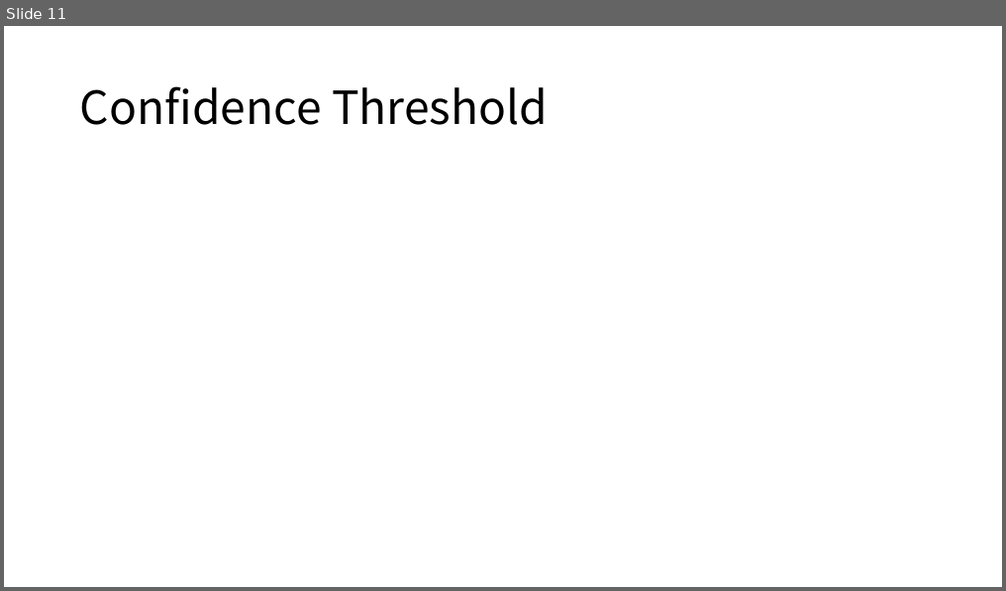
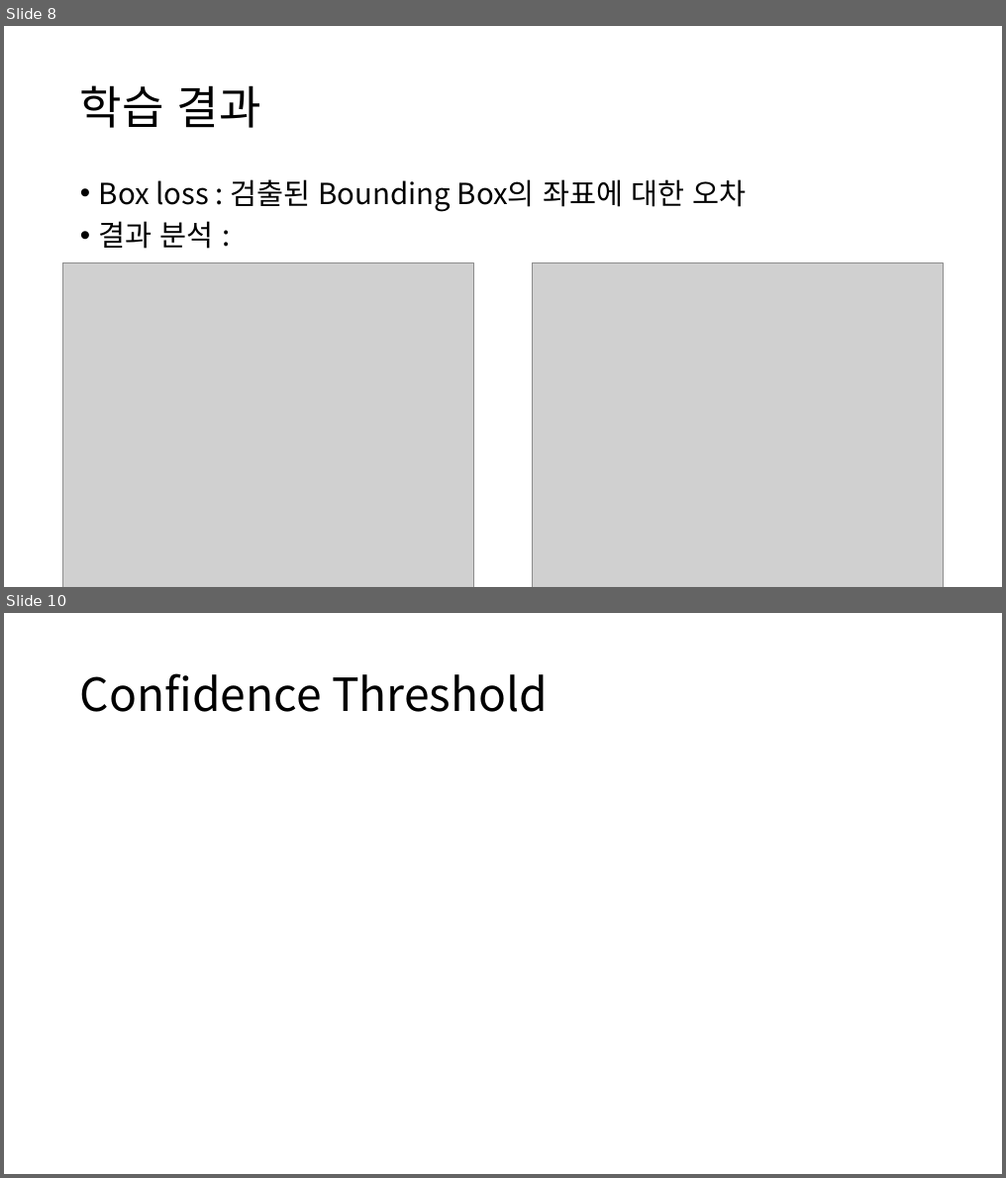
Before and after one commit to Playdata-G-DA35/DA35-final-team2-Item_Classification_RPA, a slide deck: documents/Clothes Detection 모델 보고서.pptx. Shown one above the other, each under a label of ours: slide 11 before the commit, slides 8 and 10 after it; the slides between them are not shown. The pictures are 1006x591 and 1006x1178 pixels, drawn with LibreOffice and Linux fonts; fonts in the diff are those of the drawing; grey boxes stand for pictures. Boxes give left, top, right and bottom in pixels: in the first picture for what was removed or moved away, otherwise in the second. Text is boxed around its words. In the diff, an @@ line names an element or a change of style, - is before the commit and + after.

```diff
--- a/documents/Clothes Detection 모델 보고서.pptx
+++ b/documents/Clothes Detection 모델 보고서.pptx
@@ slide 8 added at [4, 26, 1002, 587], background #FFFFFF @@
@@ title added at [80, 85, 261, 128], 44 pt, text #000000 @@
+학습 결과
@@ text added at [99, 179, 746, 249], 28 pt, text #000000 @@
+• Box loss : 검출된 Bounding Box의 좌표에 대한 오차
+• 결과 분석 :
@@ picture added at [63, 264, 473, 587] @@
@@ picture added at [533, 264, 943, 587] @@
@@ what was slide 11 is now slide 10 @@
```
Also in this commit, not shown: 8 slides changed, 3 other slides added, 1 slide removed, 1 other file.
